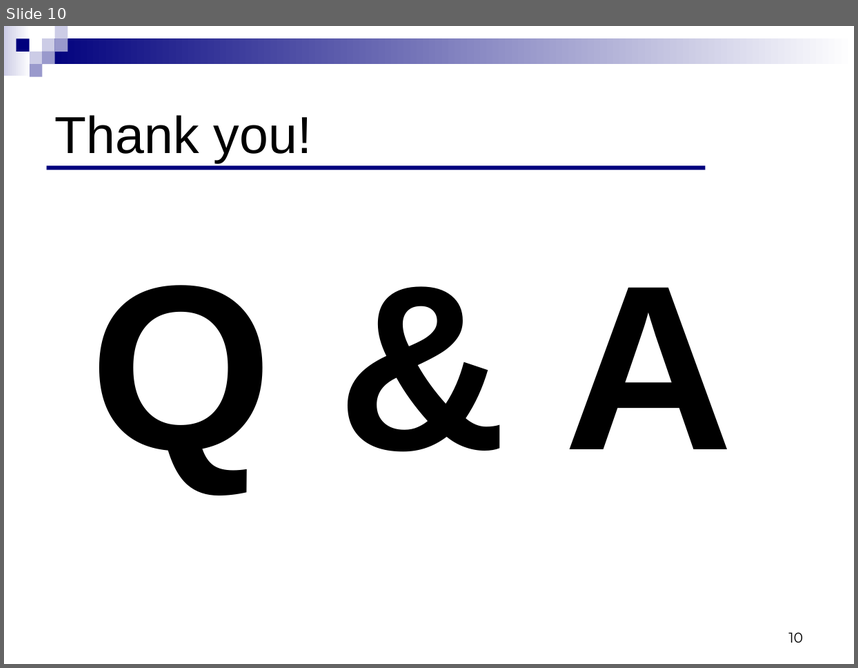
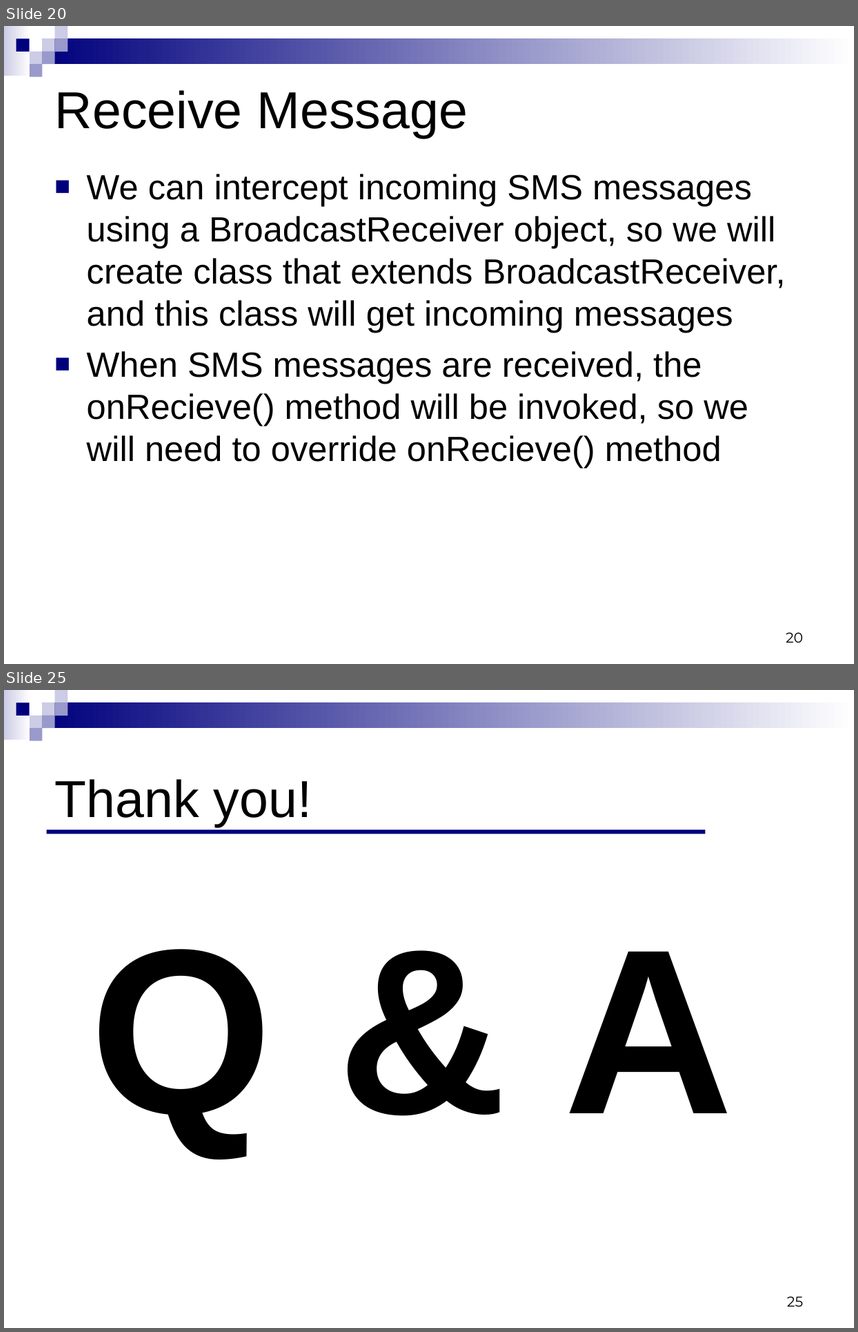
Before and after one commit to ndavidor/SmsTelephony, a slide deck: Telephony&SMS.ppt. Shown one above the other, each under a label of ours: slide 10 before the commit, slides 20 and 25 after it; the slides between them are not shown. The pictures are 858x668 and 858x1332 pixels, drawn with LibreOffice and Linux fonts; fonts in the diff are those of the drawing. Boxes give left, top, right and bottom in pixels: in the first picture for what was removed or moved away, otherwise in the second. Text is boxed around its words. In the diff, an @@ line names an element or a change of style, - is before the commit and + after.

```diff
--- a/Telephony&SMS.ppt
+++ b/Telephony&SMS.ppt
@@ slide 20 added at [4, 26, 854, 664], background #FFFFFF; not listed: 9 template elements that a slide beside it also shows @@
@@ title added at [55, 90, 468, 138], 44 pt, text #000000 @@
+Receive Message
@@ text added at [87, 174, 786, 468], 29.6 pt, text #000000 @@
+■ We can intercept incoming SMS messages using a BroadcastReceiver object, so we will create class that extends BroadcastReceiver, and this class will get incoming messages
+■ When SMS messages are received, the onRecieve() method will be invoked, so we will need to override onRecieve() method
@@ page number added at [786, 632, 803, 642], 12 pt, text #000000 @@
+20
@@ what was slide 10 is now slide 25 @@
@@ page number at [787, 1296, 803, 1306]: text changed @@
-10
+25
```
Also in this commit, not shown: 1 slide changed, 17 other slides added, 3 slides removed.
